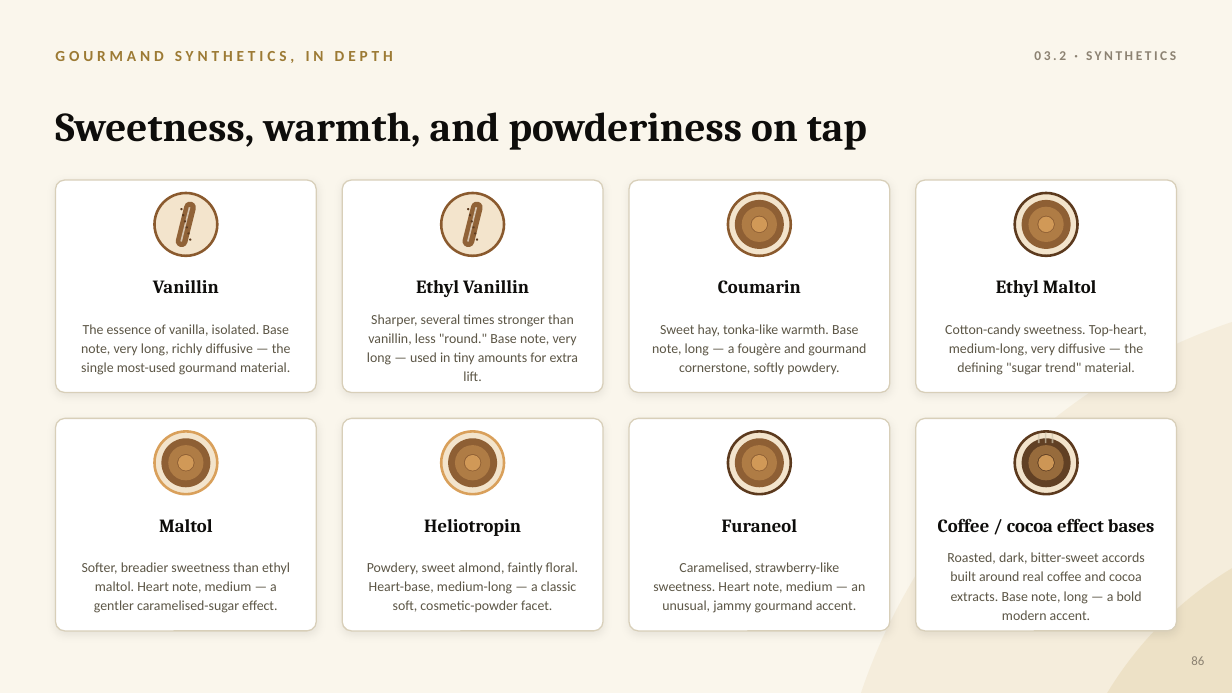
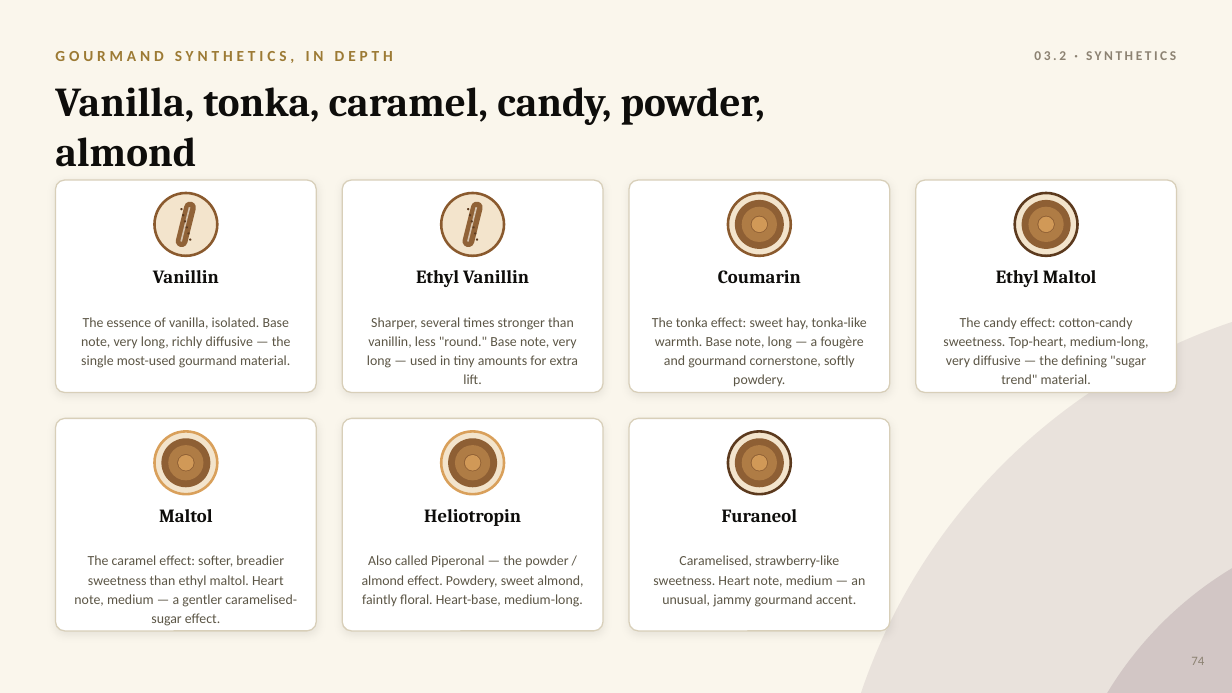
Before and after one commit to yevfumes/yev, a slide deck: slide 79 of course/YEVFUMES_Perfumery_Course.pptx (slide 91 before the commit). Drawn at 1232x693 pixels with LibreOffice and Linux fonts; fonts in the diff are those of the drawing. Boxes give left, top, right and bottom in pixels: in the first picture for what was removed or moved away, otherwise in the second. Text is boxed around its words. In the diff, an @@ line names an element or a change of style, - is before the commit and + after.

```diff
--- a/course/YEVFUMES_Perfumery_Course.pptx
+++ b/course/YEVFUMES_Perfumery_Course.pptx
@@ text at <box>55,87,765,167</box>: text changed @@
-Sweetness, warmth, and powderiness on tap
+Vanilla, tonka, caramel, candy, powder, almond
@@ ellipse at <box>830,291,1232,693</box>: fill #C9A354 at 10% opacity to #5B3A52 at 10% opacity @@
@@ text at <box>652,317,867,387</box>: text changed @@
-Sweet hay, tonka-like warmth. Base note, long — a fougère and gourmand cornerstone, softly powdery.
+The tonka effect: sweet hay, tonka-like warmth. Base note, long — a fougère and gourmand cornerstone, softly powdery.
@@ text at <box>943,317,1149,384</box>: text changed @@
-Cotton-candy sweetness. Top-heart, medium-long, very diffusive — the defining "sugar trend" material.
+The candy effect: cotton-candy sweetness. Top-heart, medium-long, very diffusive — the defining "sugar trend" material.
@@ rounded rectangle removed at <box>916,419,1177,631</box> @@
@@ ellipse removed at <box>1015,432,1078,494</box> @@
@@ ellipse removed at <box>1015,432,1078,494</box> @@
@@ ellipse removed at <box>1022,438,1071,487</box> @@
@@ donut removed at <box>1029,445,1064,481</box> @@
@@ line removed from (1039, 433) to (1039, 444) @@
@@ line removed from (1046, 433) to (1046, 444) @@
@@ line removed from (1053, 433) to (1053, 444) @@
@@ ellipse removed at <box>1039,455,1055,470</box> @@
@@ text removed at <box>938,518,1154,532</box> @@
-Coffee / cocoa effect bases
@@ ellipse at <box>1055,516,1232,693</box>: fill #C9A354 at 16% opacity to #5B3A52 at 16% opacity @@
@@ text at <box>74,555,297,626</box>: text changed @@
-Softer, breadier sweetness than ethyl maltol. Heart note, medium — a gentler caramelised-sugar effect.
+The caramel effect: softer, breadier sweetness than ethyl maltol. Heart note, medium — a gentler caramelised-sugar effect.
@@ vertical alignment middle to top in 14 elements at <box>153,270,219,283</box>, <box>81,317,291,368</box>, <box>416,270,529,287</box>, <box>367,317,579,384</box>, <box>718,270,801,284</box>, <box>996,270,1097,287</box>, <box>159,509,213,522</box>, <box>424,509,521,526</box>, <box>722,509,797,522</box>, <box>653,555,865,607</box>, <box>652,317,867,387</box>, <box>943,317,1149,384</box>, <box>74,555,297,626</box>, <box>362,555,583,607</box> @@
@@ text at <box>362,555,583,607</box>: text changed @@
-Powdery, sweet almond, faintly floral. Heart-base, medium-long — a classic soft, cosmetic-powder facet.
+Also called Piperonal — the powder / almond effect. Powdery, sweet almond, faintly floral. Heart-base, medium-long.
@@ text removed at <box>947,552,1145,620</box> @@
-Roasted, dark, bitter-sweet accords built around real coffee and cocoa extracts. Base note, long — a bold modern accent.
@@ text at <box>1191,657,1204,665</box>: text changed @@
-86
+74
```
Also in this commit, not shown: 150 other slides changed, 12 slides added, 64 slides removed.
